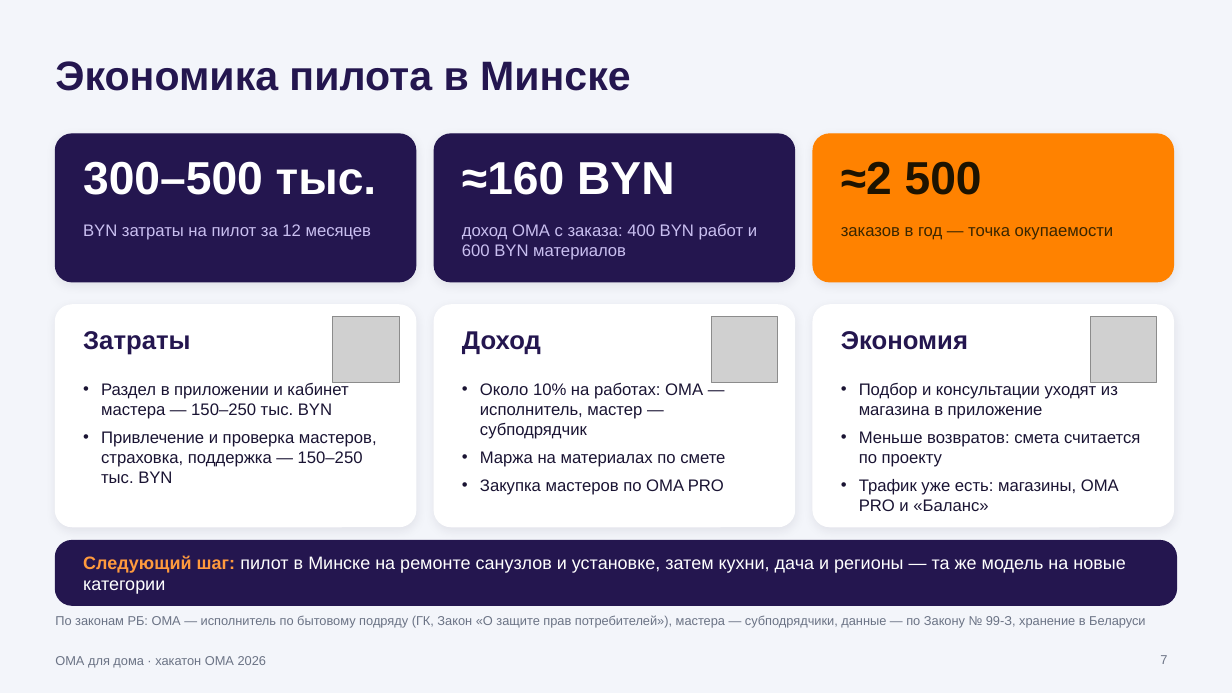
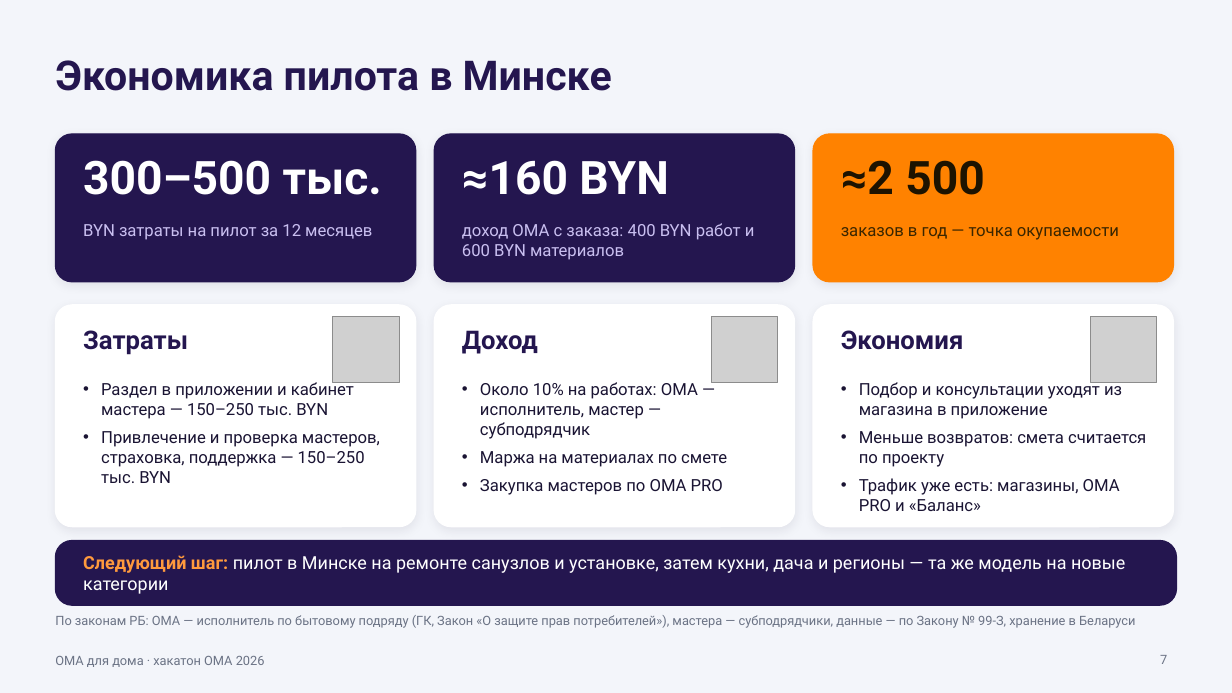
Before and after one commit to kvasiuum/hackatonoma, a slide deck: slide 7 of slides/oma-dlya-doma.pptx. Drawn at 1232x693 pixels with LibreOffice and Linux fonts; fonts in the diff are those of the drawing; grey boxes stand for pictures. Boxes give left, top, right and bottom in pixels: in the first picture for what was removed or moved away, otherwise in the second. Text is boxed around its words. In the diff, an @@ line names an element or a change of style, - is before the commit and + after.

```diff
--- a/slides/oma-dlya-doma.pptx
+++ b/slides/oma-dlya-doma.pptx
@@ font Arial to Roboto in 16 elements at [55,60,612,91], [83,160,382,195], [83,224,372,240], [462,160,668,195], [462,223,755,260], [841,160,984,195], [841,227,1119,240], [83,330,188,355], [101,380,380,483], [462,330,538,354], [480,382,727,495], [841,330,964,350], [859,380,1146,511], [83,555,1125,594], [55,615,1135,628], [55,656,265,667] @@
```
Also in this commit, not shown: 6 other slides changed.
